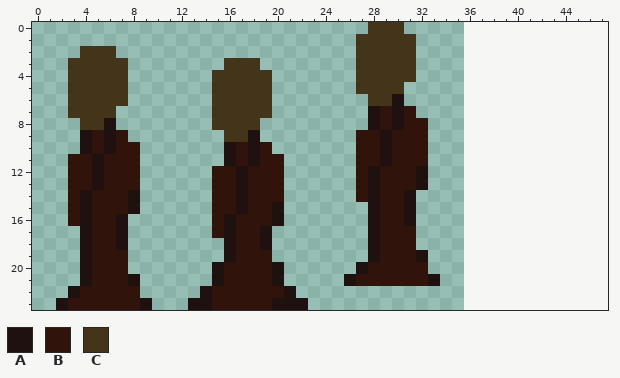
Pixel-art sprite: assets/graphics/human.png. The picture above was drawn from the file before the commit.
The file is 36x24 pixels. The old version is drawn lined up with the new one, on the new canvas.
Palette (. is transparent): A #1e110f  B #30140c  C #443419
Pixels before, first column x 2:
 0 ..........................CCC...
 1 .........................CCCCC..
 2 ..CCC....................CCCCC..
 3 .CCCCC........CCC........CCCCC..
 4 .CCCCC.......CCCCC.......CCCCC..
 5 .CCCCC.......CCCCC.......CCCC...
 6 .CCCCC.......CCCCC........CCA...
 7 .CCCC........CCCCC........ABAB..
 8 ..CCA........CCCC.........ABABB.
 9 ..ABAB........CCA........BBABBB.
10 ..ABABB.......ABAB.......BBABBB.
11 .BBABBB.......ABABB......BBABBB.
12 .BBABBB......BBABBB......BABBBA.
13 .BBABBB......BBABBB......BABBBA.
14 .BABBBA......BBABBB......BABBA..
15 .BABBBA......BBABBA.......ABBA..
16 .BABBA.......BABBBA.......ABBA..
17 ..ABBA.......BABBA........ABBB..
18 ..ABBA........ABBA........ABBB..
19 ..ABBB........ABBB........ABBBA.
20 ..ABBB.......ABBBBA......ABBBBB.
21 ..ABBBA......ABBBBA.....ABBBBBBA
22 .ABBBBB.....ABBBBBBA............
23 ABBBBBBA...AABBBBBAAA...........
And afterwards:
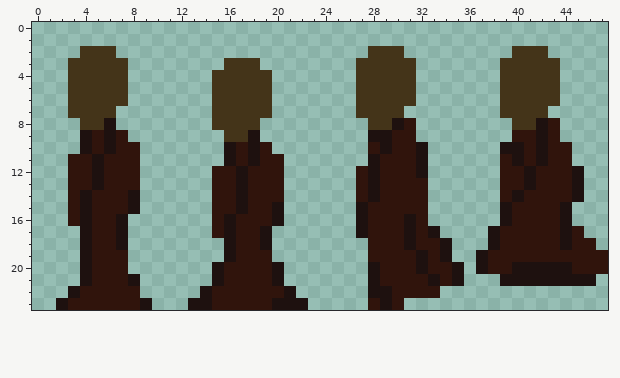
Message: Human and Fairy physics
What changed:
canvas 36x24 -> 48x24
Changed rows in their new state; - is an unchanged pixel.
first column x 26:
 0 --...-----------------
 1 -.....----------------
 2 -.---.--------CCC-----
 3 -------------CCCCC----
 4 -------------CCCCC----
 5 -----C-------CCCCC----
 6 -C--CC-------CCCCC----
 7 -CCCC.-------CCCC-----
 8 --CC--.-------CCAB----
 9 -.A---.-------BBAB----
10 -.----A------AABABB---
11 -.AB--A------BABABB---
12 -------------BBABBBA--
13 ------B------BBABBBA--
14 -----BB------BABBBBA--
15 -AB--BB------ABBBBA---
16 -AB---B------ABBBBA---
17 -AB--ABA----ABBBBBAB--
18 --B--ABBA---ABBBBBABB-
19 --B----BA--ABBBBBBBBBB
20 -.A---ABBA-ABBAAAAABBB
21 ..A-----BA---AAAAAAAA-
22 --AABBBB--------------
23 --BAB-----------------
